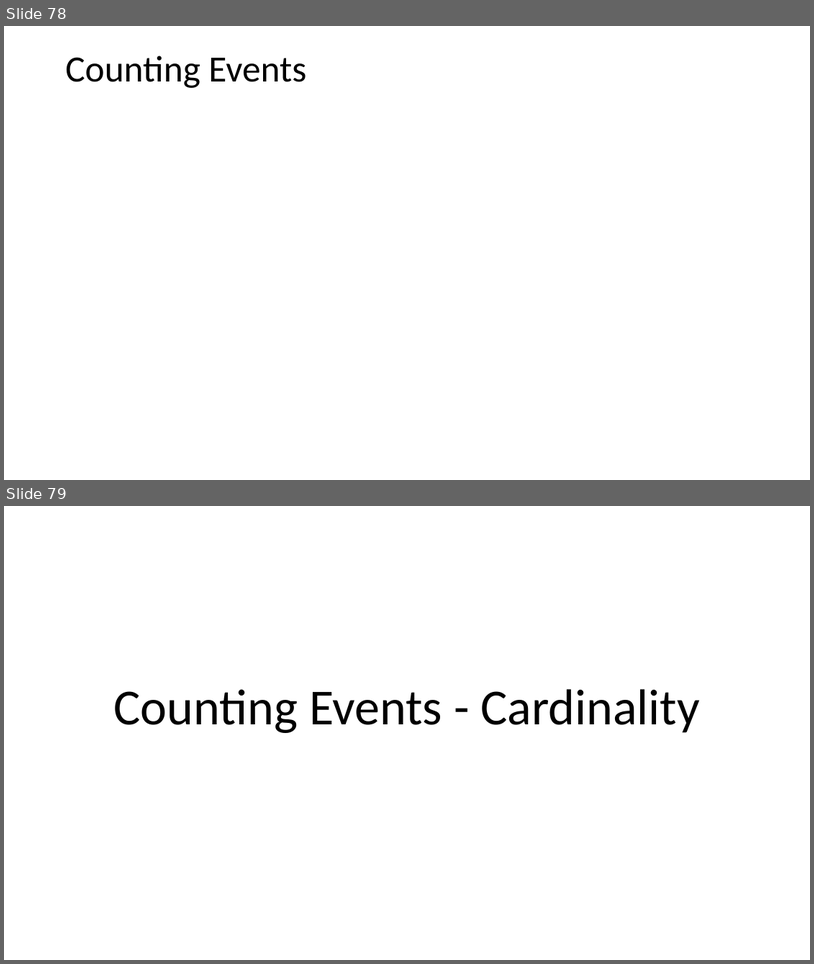
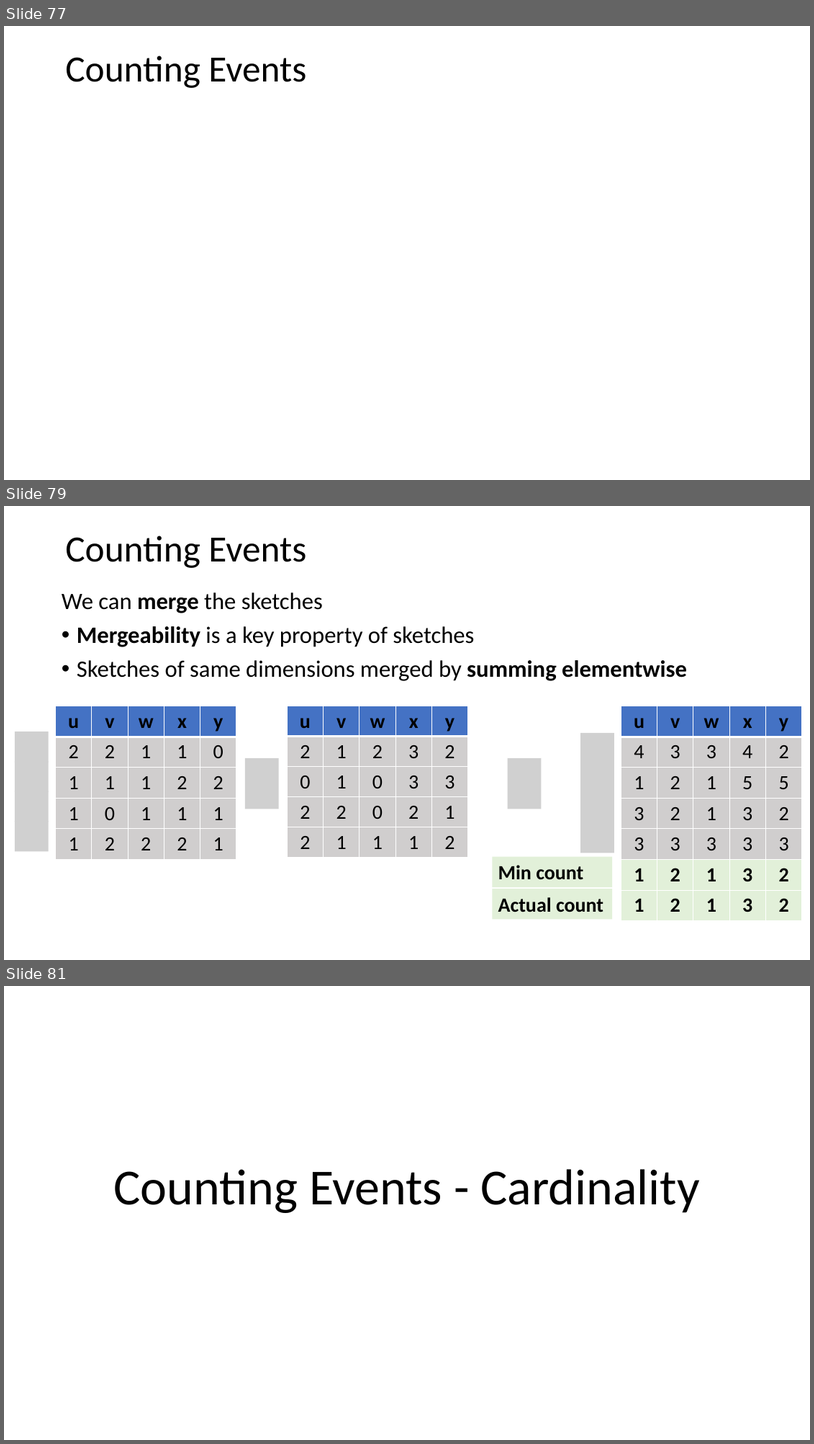
Before and after one commit to harelgabainew/school1, a slide deck: slides/2_StreamingAnalytics.pptx. Shown one above the other, each under a label of ours: slides 78 and 79 before the commit, slides 77, 79 and 81 after it; the slides between them are not shown. The pictures are 814x964 and 814x1444 pixels, drawn with LibreOffice and Linux fonts; fonts in the diff are those of the drawing; grey boxes stand for pictures. Boxes give left, top, right and bottom in pixels: in the first picture for what was removed or moved away, otherwise in the second. Text is boxed around its words. In the diff, an @@ line names an element or a change of style, - is before the commit and + after.

```diff
--- a/slides/2_StreamingAnalytics.pptx
+++ b/slides/2_StreamingAnalytics.pptx
@@ slide 79 added at (4,506,810,960), background #FFFFFF @@
@@ text added at (65,536,306,568), 44 pt, text #000000 @@
+Counting Events
@@ text added at (62,592,687,681), 28 pt, text #000000 @@
+We can merge the sketches
+• Mergeability is a key property of sketches
+• Sketches of same dimensions merged by summing elementwise
@@ table added at (55,705,237,857), 5 rows, 5 columns @@
+u | v | w | x | y
+2 | 2 | 1 | 1 | 0
+1 | 1 | 1 | 2 | 2
+1 | 0 | 1 | 1 | 1
+1 | 2 | 2 | 2 | 1
@@ table added at (287,705,468,857), 5 rows, 5 columns @@
+u | v | w | x | y
+2 | 1 | 2 | 3 | 2
+0 | 1 | 0 | 3 | 3
+2 | 2 | 0 | 2 | 1
+2 | 1 | 1 | 1 | 2
@@ table added at (622,705,803,917), 7 rows, 5 columns @@
+u | v | w | x | y
+4 | 3 | 3 | 4 | 2
+1 | 2 | 1 | 5 | 5
+3 | 2 | 1 | 3 | 2
+3 | 3 | 3 | 3 | 3
+1 | 2 | 1 | 3 | 2
+1 | 2 | 1 | 3 | 2
@@ picture added at (15,731,49,762) @@
@@ picture added at (581,733,615,763) @@
@@ picture added at (15,762,49,792) @@
@@ picture added at (245,758,279,808) @@
@@ picture added at (508,758,542,808) @@
@@ picture added at (581,762,615,793) @@
@@ picture added at (15,791,49,821) @@
@@ picture added at (581,792,615,822) @@
@@ picture added at (15,821,49,851) @@
@@ picture added at (581,822,615,852) @@
@@ rectangle added at (493,857,613,887), fill #E2F0D9, 24 pt, text #000000, bold @@
+Min count
@@ rectangle added at (493,888,613,919), fill #E2F0D9, 24 pt, text #000000, bold @@
+Actual count
@@ what was slide 78 is now slide 77 @@
@@ what was slide 79 is now slide 81 @@
```
Also in this commit, not shown: 28 slides changed, 12 other slides added, 1 slide removed.
